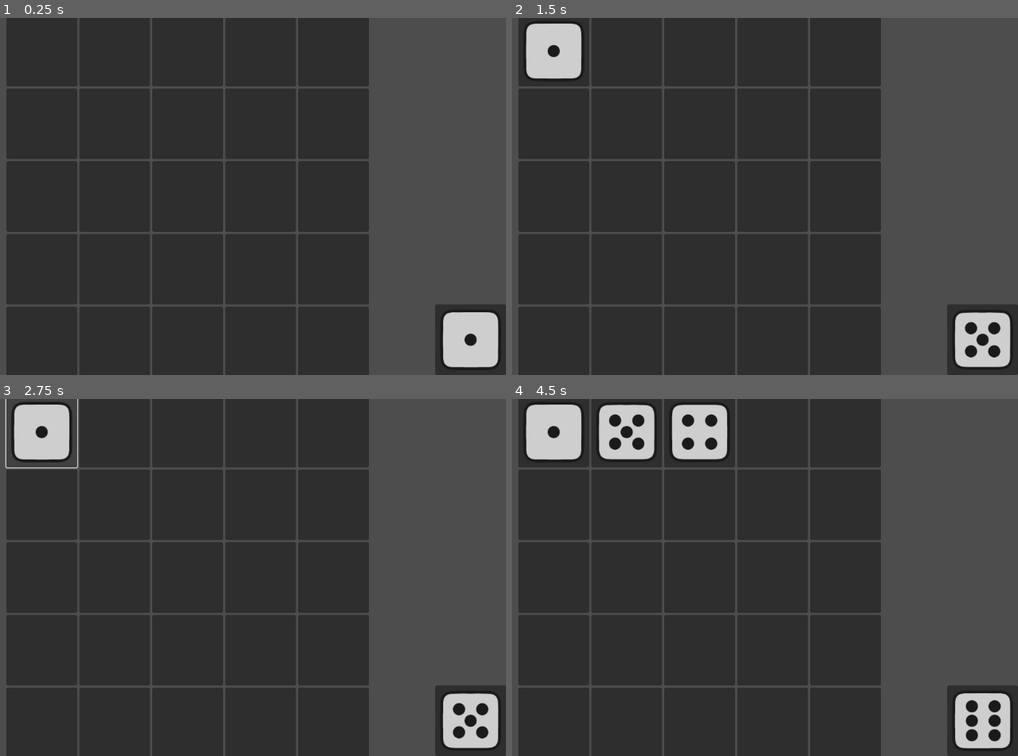
Above: before the commit, frames 1-4 (two rows, left to right).
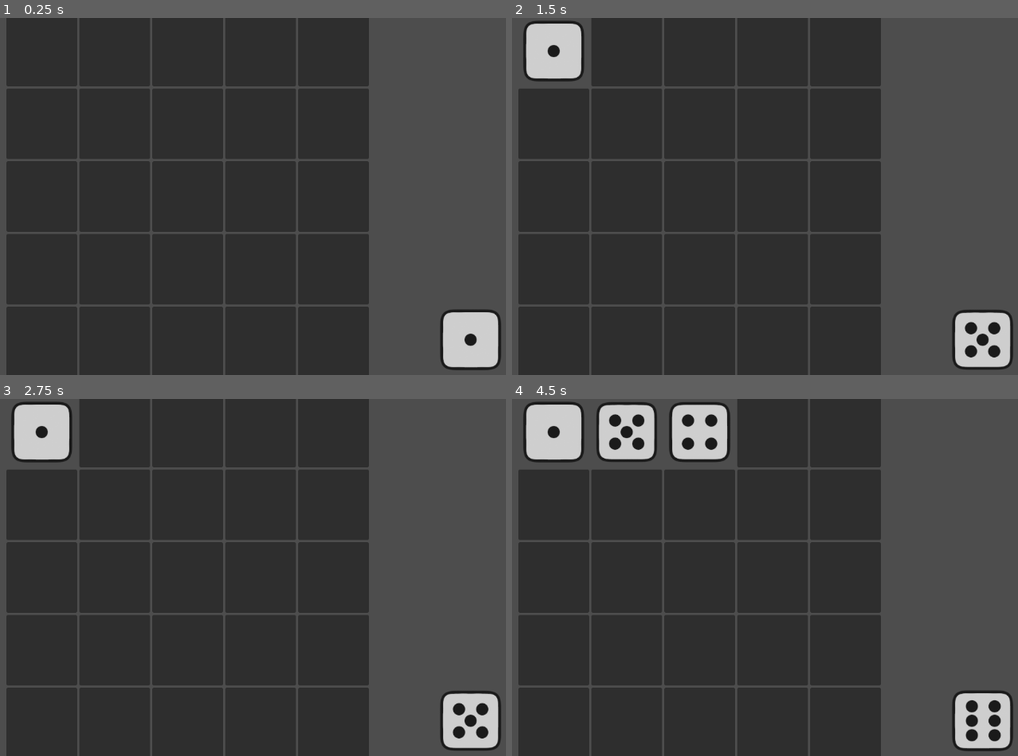
Above: after the commit, the same moments.

Repository: YUK1-0000/dice-bingo
Game: Godot game, scene res://main.tscn
Same seed, same stepped clock (60 frames per second), same inputs: the game is played once before the commit and once after it.
Inputs (mouse positions are in pixels of both pictures, inside the frame that each line leads up to):
- Up to frame 1 (0.25 s): no input
- Up to frame 2 (1.5 s): click (982, 339) at 0.52 s; click (552, 50) at 1.27 s
- Up to frame 3 (2.75 s): click (40, 431) at 2.02 s
- Up to frame 4 (4.5 s): click (628, 431) at 2.77 s; click (552, 431) at 3.52 s; click (699, 431) at 4.27 s

The runs differ from the first frame. In frame 1, 0.7% of the frame differs, in the area x 85-100%, y 80-100%; in frame 2, 1.5%; in frame 3, 0.9%; in frame 4, 2.8%, in the area x 1-100%, y 0-100%.

Commit message:
RemoveButton撤廃

Diff:
--- a/autoloads/Events.gd
+++ b/autoloads/Events.gd
@@ -1,5 +1,4 @@
 extends Node
 
 signal turn_begin
-signal dice_setted
 signal slot_pressed(slot: DiceSlot)
--- a/autoloads/Game.gd
+++ b/autoloads/Game.gd
@@ -17,7 +17,6 @@
 func _ready() -> void:
 	Events.turn_begin.connect(dice_roll)
 	Events.slot_pressed.connect(set_current_dice)
-	Events.dice_setted.connect(remove_current_dice)
 
 
 func _process(_delta: float) -> void:
--- a/dice_slot.gd
+++ b/dice_slot.gd
@@ -4,7 +4,6 @@
 
 @onready var sprite = $Panel/Sprite2D as Sprite2D
 @onready var set_button = $SetButton as Button
-@onready var remove_button = $RemoveButton as Button
 
 
 func update() -> void:
@@ -15,12 +14,8 @@
 	else:
 		sprite.texture = null
 
-	if dice:
-		set_button.visible = false
-		remove_button.visible = true
-	else:
-		set_button.visible = true
-		remove_button.visible = false
+	# diceがないときにボタンを可視化
+	set_button.visible = not dice
 
 
 func set_dice(dice_: Dice) -> void:
@@ -38,7 +33,3 @@
 func _on_set_button_pressed() -> void:
 	Events.slot_pressed.emit(self)
 	#set_dice(Game.current_dice)
-
-
-func _on_remove_button_pressed() -> void:
-	remove_dice()
--- a/dice_slot.tscn
+++ b/dice_slot.tscn
@@ -12,15 +12,9 @@
 custom_minimum_size = Vector2(128, 128)
 layout_mode = 2
 
-[node name="RemoveButton" type="Button" parent="."]
-custom_minimum_size = Vector2(128, 128)
-layout_mode = 2
-button_mask = 2
-
 [node name="Panel" type="Panel" parent="."]
 layout_mode = 2
 
 [node name="Sprite2D" type="Sprite2D" parent="Panel"]
 
 [connection signal="pressed" from="SetButton" to="." method="_on_set_button_pressed"]
-[connection signal="pressed" from="RemoveButton" to="." method="_on_remove_button_pressed"]
